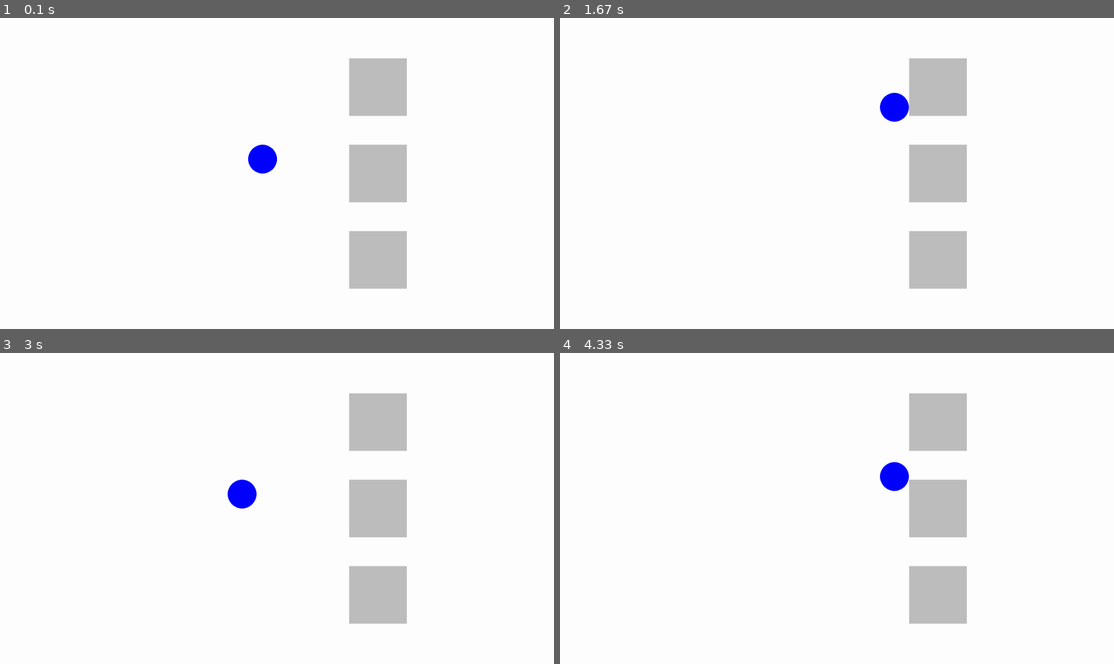
Above: before the commit, frames 1-4 (two rows, left to right).
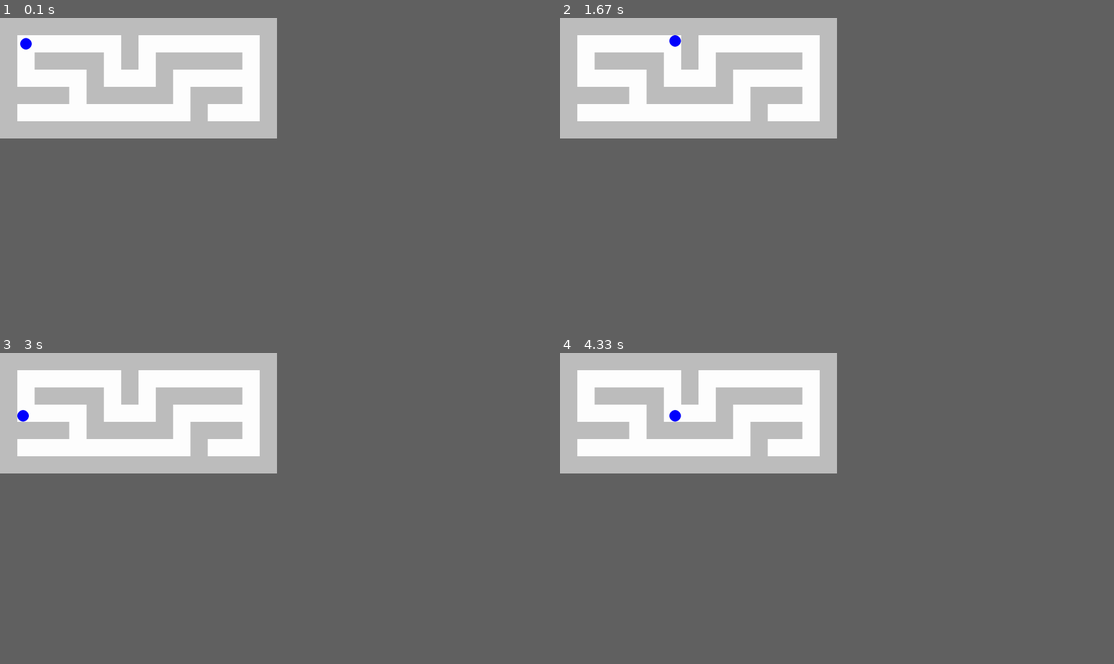
Above: after the commit, the same moments.

Repository: binaerverkehr/pygamece-tutorial
Game: pygame game, started from main.py
Same seed, same stepped clock (60 frames per second), same inputs: the game is played once before the commit and once after it.
Inputs:
- Up to frame 1 (0.1 s): no input
- Up to frame 2 (1.67 s): hold D 0.33-0.8 s; hold W 0.83-1.13 s; hold D 1.17-1.63 s
- Up to frame 3 (3 s): hold A 1.67-2.2 s; hold S 2.23-2.53 s
- Up to frame 4 (4.33 s): hold W 3-3.37 s; hold D 3.4-4.03 s; hold S from 4.07 s (still down)
In our replay, the window is 900x506 before the commit and 450x196 after it. These sizes can differ from the game's own. Grey fills any space a smaller window leaves; there, only what the larger window draws over its background counts as a difference.

The runs differ from the first frame. In frame 1, 18% of the frame differs, in the area x 0-74%, y 0-88%; in frame 2, 18%; in frame 3, 18%; in frame 4, 18%.

Commit message:
Labyrinth Level erstellt

Diff:
--- a/main.py
+++ b/main.py
@@ -4,22 +4,50 @@
 
 pygame.init()
 
-WINDOW_WIDTH = 1920
-WINDOW_HEIGHT = 1080
-CENTER_X = WINDOW_WIDTH / 2
-CENTER_Y = WINDOW_HEIGHT / 2
+TILE_SIZE = 60
+PLAYER_RADIUS = 20
+
+level = [
+    "################",
+    "#P     #       #",
+    "# #### # ##### #",
+    "#    #   #     #",
+    "#### ##### ### #",
+    "#          #  G#",
+    "################",
+]
+
+WINDOW_WIDTH = len(level[0]) * TILE_SIZE
+WINDOW_HEIGHT = len(level) * TILE_SIZE
 
 window = pygame.display.set_mode((WINDOW_WIDTH, WINDOW_HEIGHT))
 clock = pygame.time.Clock()
 speed = 600
-radius = 50
 
-player = Player(CENTER_X - 50, CENTER_Y - 50, radius)
-obstacles = [
-    pygame.Rect((CENTER_X + 250, CENTER_Y - 100), (200, 200)),
-    pygame.Rect((CENTER_X + 250, CENTER_Y - 400), (200, 200)),
-    pygame.Rect((CENTER_X + 250, CENTER_Y + 200), (200, 200)),
-]
+walls = []
+for row_index, row in enumerate(level):
+    for col_index, char in enumerate(row):
+        x = col_index * TILE_SIZE
+        y = row_index * TILE_SIZE
+        if char == "#":
+            walls.append(pygame.Rect(x, y, TILE_SIZE, TILE_SIZE))
+        elif char == "P":
+            start_x = x + TILE_SIZE / 2
+            start_y = y + TILE_SIZE / 2
+
+player = Player(start_x, start_y, PLAYER_RADIUS)
+walls = []
+
+for row_index, row in enumerate(level):
+    for col_index, char in enumerate(row):
+        x = col_index * TILE_SIZE
+        y = row_index * TILE_SIZE
+        if char == "#":
+            walls.append(pygame.Rect(x, y, TILE_SIZE, TILE_SIZE))
+        elif char == "P":
+            player.x = x + TILE_SIZE / 2
+            player.y = y + TILE_SIZE / 2
+
 
 running = True
 while running:
@@ -52,31 +80,30 @@
         previous_x = player.x
         player.x += step_x
 
-        if player.x - player.radius < 0:
-            player.x = player.radius
-        if player.x + player.radius > WINDOW_WIDTH:
-            player.x = WINDOW_WIDTH - player.radius
+        # Fenster links/rechts
+        player.x = pygame.math.clamp(
+            player.x, player.radius, WINDOW_WIDTH - player.radius
+        )
 
-        for obstacle in obstacles:
-            if player.overlaps_rect(obstacle):
+        for wall in walls:
+            if player.overlaps_rect(wall):
                 player.x = previous_x
 
         previous_y = player.y
         player.y += step_y
 
-        if player.y - player.radius < 0:
-            player.y = player.radius
-        if player.y + player.radius > WINDOW_HEIGHT:
-            player.y = WINDOW_HEIGHT - player.radius
+        player.y = pygame.math.clamp(
+            player.y, player.radius, WINDOW_HEIGHT - player.radius
+        )
 
-        for obstacle in obstacles:
-            if player.overlaps_rect(obstacle):
+        for wall in walls:
+            if player.overlaps_rect(wall):
                 player.y = previous_y
 
     window.fill("white")
 
-    for obstacle in obstacles:
-        pygame.draw.rect(window, "grey", obstacle)
+    for wall in walls:
+        pygame.draw.rect(window, "grey", wall)
 
     pygame.draw.circle(window, "blue", (player.x, player.y), player.radius)
 
